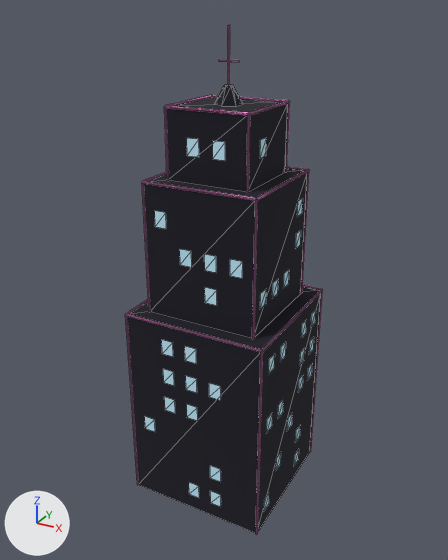
Renders of the glTF model models/tower_b.glb from each side of a commit.
Rendered twice from a camera (50 mm lens) standing at (33.4, -61.8, 59.7) and looking at (-0.4, -0.3, 29.0). Arrows for +X, +Y and +Z are at lower left; the lights stay in place. The first picture is the older version. Mesh edges are drawn as thin lines.

Before the edit, the objects in view are built like this:
```python
mat_cap = principled_material('cap')
mat_cap.base_color = (1.0, 0.3, 0.75)  # pink #ff95e1
mat_cap.roughness = 1.0
mat_window = principled_material('window')
mat_window.base_color = (0.55, 0.85, 1.0)  # blue #c4edff
mat_window.roughness = 1.0
me_mesh = bpy.data.meshes.new('mesh')
me_mesh.from_pydata(...)  # 544 vertices, 412 faces; spans x -9.2..9.2, y -9.2..9.2, z 0.0..58.0
# faces by material slot: [42, 162, 208]
me_mesh.materials.append(mat_wall)  # black #12121f
me_mesh.materials.append(mat_window)  # blue #c4edff
me_mesh.materials.append(mat_cap)  # pink #ff95e1
ob_root = bpy.data.objects.new('root', me_mesh)
ob_root.location = (0.0, 0.0, 0.0)
```
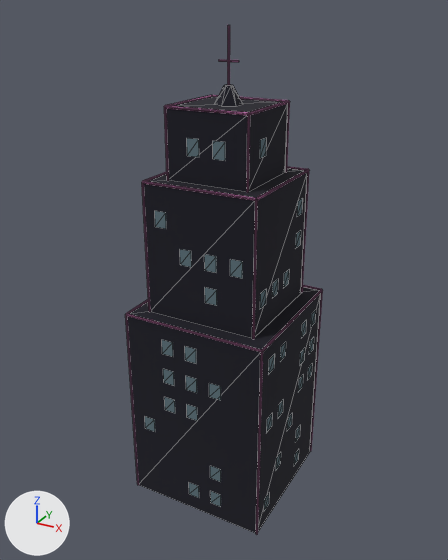
Diff of the bpy script that builds the scene:
```diff
--- a/models/tower_b.glb.py
+++ b/models/tower_b.glb.py
@@ mat_window @@
 mat_window = principled_material('window')
-mat_window.base_color = (0.55, 0.85, 1.0)  # blue #c4edff
+mat_window.base_color = (0.11, 0.17, 0.2)  # greyish cyan #5d737c
 mat_window.roughness = 1.0
@@ mat_cap @@
 mat_cap = principled_material('cap')
-mat_cap.base_color = (1.0, 0.3, 0.75)  # pink #ff95e1
+mat_cap.base_color = (0.45, 0.135, 0.338)  # pink #b3679d
 mat_cap.roughness = 1.0
```

Location of each change, (x1, y1, x2, y2) in pixels of the pictures (448 x 560 px):
'root', recoloured
    both: (125, 25, 323, 534)
